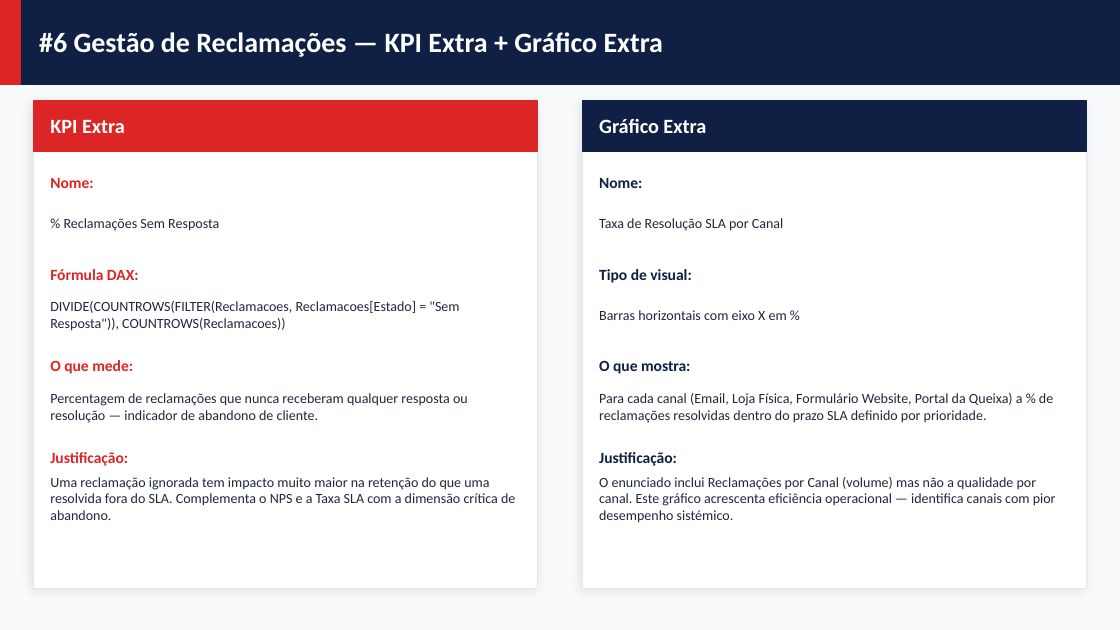
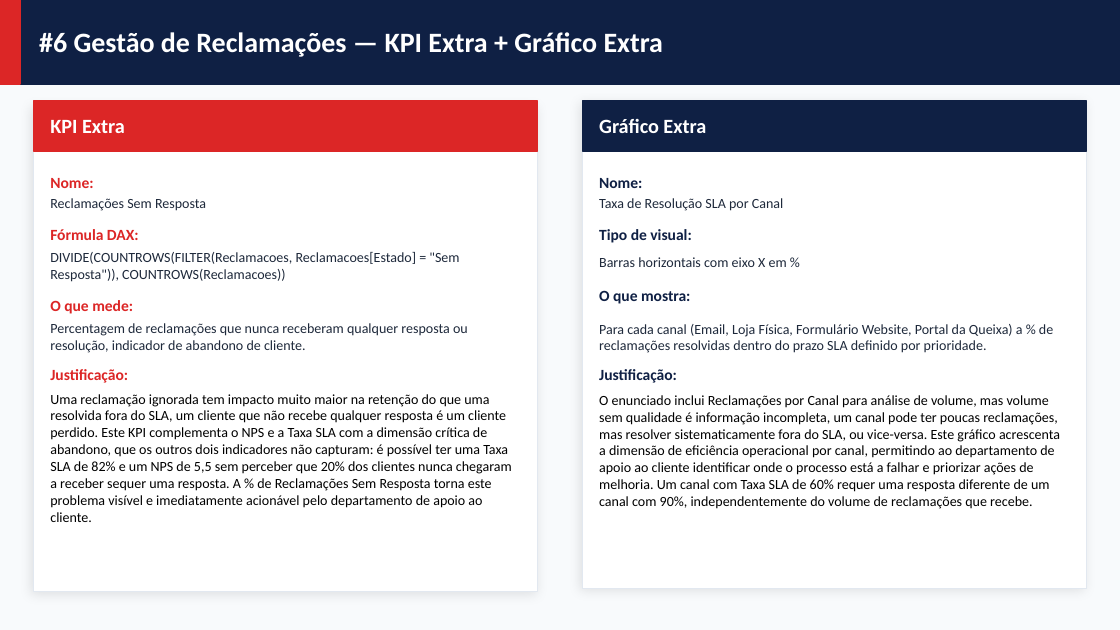
Before and after one commit to mariana13martins1-bit/INFOR, a slide deck: slide 34 of RetailMax_TP2_Apresentacao.pptx (slide 30 before the commit). Drawn at 1120x630 pixels with LibreOffice and Linux fonts; fonts in the diff are those of the drawing. Boxes give left, top, right and bottom in pixels: in the first picture for what was removed or moved away, otherwise in the second. Text is boxed around its words. In the diff, an @@ line names an element or a change of style, - is before the commit and + after.

Commit message:
dashboards 1 e 6 concluidas, ppt concluido para as mesmas dashboards

```diff
--- a/RetailMax_TP2_Apresentacao.pptx
+++ b/RetailMax_TP2_Apresentacao.pptx
@@ rectangle: place and size @@
-rectangle at <box>34,101,538,588</box>
+rectangle at <box>34,105,538,592</box>
@@ text at <box>50,198,206,211</box>: text changed @@
-% Reclamações Sem Resposta
+Reclamações Sem Resposta
@@ text "Taxa de Resolução SLA por ...": place and size @@
-text "Taxa de Resolução SLA por ..." at <box>599,218,783,231</box>
+text "Taxa de Resolução SLA por ..." at <box>599,198,783,211</box>
@@ text "Fórmula DAX:": place and size @@
-text "Fórmula DAX:" at <box>50,269,139,280</box>
+text "Fórmula DAX:" at <box>50,229,139,240</box>
@@ text "DIVIDE(COUNTROWS(FILTER(Reclamacoes, Reclamacoes[Estado] = " ...": place and size @@
-text "DIVIDE(COUNTROWS(FILTER(Reclamacoes, Reclamacoes[Estado] = " ..." at <box>50,301,459,331</box>
+text "DIVIDE(COUNTROWS(FILTER(Reclamacoes, Reclamacoes[Estado] = " ..." at <box>50,252,459,282</box>
@@ text "Tipo de visual:": place and size @@
-text "Tipo de visual:" at <box>599,269,691,283</box>
+text "Tipo de visual:" at <box>599,229,691,243</box>
@@ text "Barras horizontais com eixo X ...": place and size @@
-text "Barras horizontais com eixo X ..." at <box>599,310,787,320</box>
+text "Barras horizontais com eixo X ..." at <box>599,257,787,267</box>
@@ text "O que mede:": place and size @@
-text "O que mede:" at <box>50,360,133,374</box>
+text "O que mede:" at <box>50,300,133,314</box>
@@ text "O que mostra:": place and size @@
-text "O que mostra:" at <box>599,360,690,374</box>
+text "O que mostra:" at <box>599,290,690,304</box>
@@ text at <box>50,323,468,353</box>: text changed @@
-Percentagem de reclamações que nunca receberam qualquer resposta ou resolução — indicador de abandono de cliente.
+Percentagem de reclamações que nunca receberam qualquer resposta ou resolução, indicador de abandono de cliente.
@@ text "Para cada canal (Email, Loja ...": place and size @@
-text "Para cada canal (Email, Loja ..." at <box>599,393,1053,423</box>
+text "Para cada canal (Email, Loja ..." at <box>599,324,1053,353</box>
@@ text "Justificação:": place and size @@
-text "Justificação:" at <box>50,452,128,466</box>
+text "Justificação:" at <box>50,369,128,383</box>
@@ text "Justificação:": place and size @@
-text "Justificação:" at <box>599,452,677,466</box>
+text "Justificação:" at <box>599,369,677,383</box>
@@ text at <box>50,394,512,522</box>: text changed; text colour #1E293B to #000000 @@
-Uma reclamação ignorada tem impacto muito maior na retenção do que uma resolvida fora do SLA. Complementa o NPS e a Taxa SLA com a dimensão crítica de abandono.
+Uma reclamação ignorada tem impacto muito maior na retenção do que uma resolvida fora do SLA, um cliente que não recebe qualquer resposta é um cliente perdido. Este KPI complementa o NPS e a Taxa SLA com a dimensão crítica de abandono, que os outros dois indicadores não capturam: é possível ter uma Taxa SLA de 82% e um NPS de 5,5 sem perceber que 20% dos clientes nunca chegaram a receber sequer uma resposta. A % de Reclamações Sem Resposta torna este problema visível e imediatamente acionável pelo departamento de apoio ao cliente.
@@ text at <box>599,395,1060,509</box>: text changed; text colour #1E293B to #000000 @@
-O enunciado inclui Reclamações por Canal (volume) mas não a qualidade por canal. Este gráfico acrescenta eficiência operacional — identifica canais com pior desempenho sistémico.
+O enunciado inclui Reclamações por Canal para análise de volume, mas volume sem qualidade é informação incompleta, um canal pode ter poucas reclamações, mas resolver sistematicamente fora do SLA, ou vice-versa. Este gráfico acrescenta a dimensão de eficiência operacional por canal, permitindo ao departamento de apoio ao cliente identificar onde o processo está a falhar e priorizar ações de melhoria. Um canal com Taxa SLA de 60% requer uma resposta diferente de um canal com 90%, independentemente do volume de reclamações que recebe.
```
Also in this commit, not shown: 8 other slides changed, 6 slides added, 2 slides removed, 1 other file.
